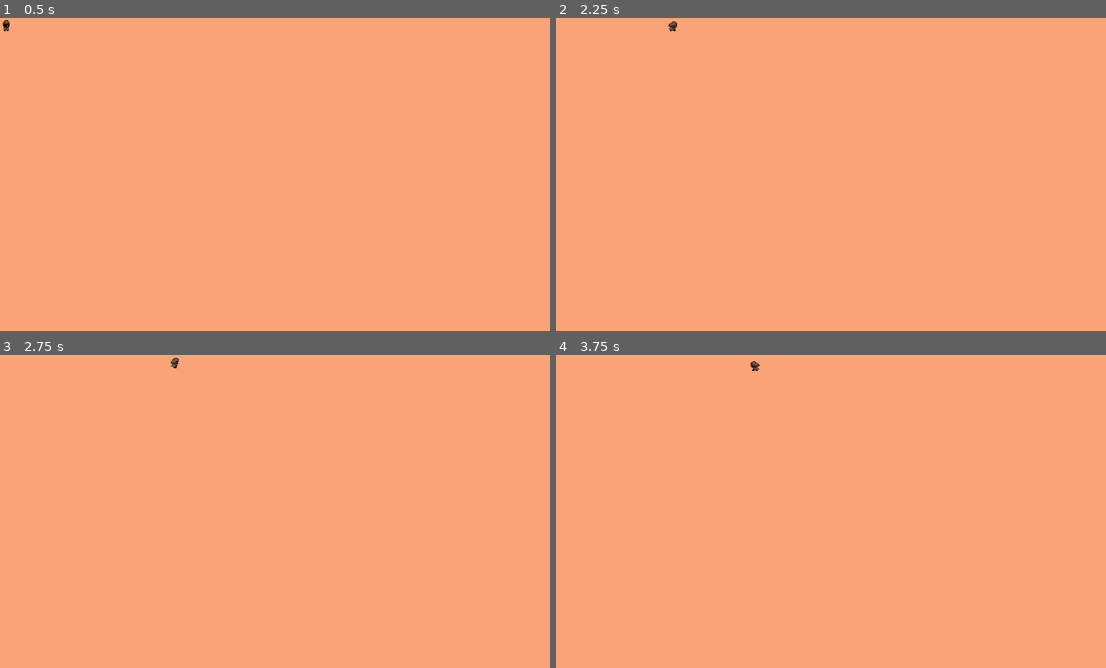
Above: before the commit, frames 1-4 (two rows, left to right).
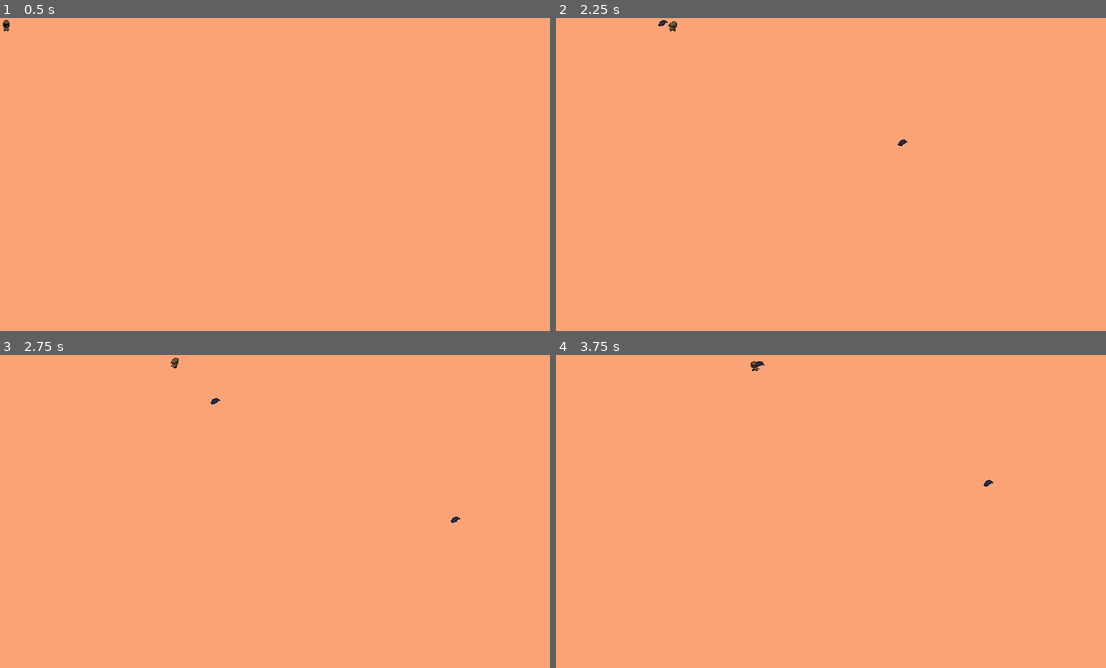
Above: after the commit, the same moments.

Repository: to-grt/One-Way
Game: Godot game, scene res://main.tscn
Same seed, same stepped clock (60 frames per second), same inputs: the game is played once before the commit and once after it.
Inputs (mouse positions are in pixels of both pictures, inside the frame that each line leads up to):
- Up to frame 1 (0.5 s): no input
- Up to frame 2 (2.25 s): tap Enter at 0.5 s; move the mouse to (957, 158) at 0.52 s; hold D (walk_right) 0.53-1.28 s; hold Shift (run) 0.53-1.28 s; click (957, 158) at 0.67 s; move the mouse to (721, 190) at 1.27 s; hold W (walk_back) 1.28-2.03 s; tap S (walk_front) at 1.35 s; click (721, 190) at 1.42 s; move the mouse to (891, 105) at 2.02 s; hold D (walk_right) from 2.03 s (still down); hold Shift (run) from 2.03 s (still down); click (891, 105) at 2.17 s
- Up to frame 3 (2.75 s): keep holding D (walk_right); keep holding Shift (run)
- Up to frame 4 (3.75 s): move the mouse to (809, 574) at 2.77 s; release Shift (run) at 2.78 s; tap S (walk_front) at 2.85 s; click (809, 574) at 2.92 s; move the mouse to (1001, 558) at 3.52 s; release D (walk_right) at 3.53 s; hold A (walk_left) from 3.53 s (still down); hold Shift (run) from 3.53 s (still down); click (1001, 558) at 3.67 s

Frame 1 is identical in both runs. In frame 2, less than 0.1% of the frame differs, in the area x 18-64%, y 0-41%; in frame 3, less than 0.1%; in frame 4, less than 0.1%, in the area x 36-80%, y 2-42%.

Commit message:
Implementing main attack - bugged af

Diff:
--- a/scenes/entities/Player.tscn
+++ b/scenes/entities/Player.tscn
@@ -293,6 +293,7 @@
 frame_progress = 0.037818
 
 [node name="AttackTimer" type="Timer" parent="."]
+one_shot = true
 autostart = true
 
 [connection signal="timeout" from="AttackTimer" to="." method="_on_attack_timer_timeout"]
--- a/scenes/sprites/AttackSprite.tscn
+++ b/scenes/sprites/AttackSprite.tscn
@@ -1,5 +1,6 @@
-[gd_scene load_steps=38 format=3 uid="uid://dkgshp0wr30nm"]
-
+[gd_scene load_steps=39 format=3 uid="uid://dkgshp0wr30nm"]
+
+[ext_resource type="Script" path="res://scripts/attacks/AttackSprite.gd" id="1_3cqpc"]
 [ext_resource type="Texture2D" uid="uid://bs8pcd5k55dhm" path="res://arts/Player/attack_all.png" id="1_sh1ds"]
 
 [sub_resource type="AtlasTexture" id="AtlasTexture_54v0l"]
@@ -264,18 +265,22 @@
 }]
 
 [sub_resource type="CapsuleShape2D" id="CapsuleShape2D_u2hge"]
-radius = 12.0
-height = 52.0
+radius = 1.0
+height = 2.00001
 
 [node name="AttackSprite" type="Area2D"]
+script = ExtResource("1_3cqpc")
 
 [node name="AnimatedSprite2D" type="AnimatedSprite2D" parent="."]
 texture_filter = 1
 sprite_frames = SubResource("SpriteFrames_t3syo")
 animation = &"attack_no_parts"
-frame_progress = 0.597289
+frame = 5
+frame_progress = 0.659055
 
 [node name="CollisionShape2D" type="CollisionShape2D" parent="."]
 position = Vector2(0, 6)
 rotation = 1.5708
 shape = SubResource("CapsuleShape2D_u2hge")
+
+[connection signal="body_entered" from="." to="." method="_on_AttackSprite_body_entered"]
--- /dev/null
+++ b/scripts/attacks/AttackSprite.gd
@@ -0,0 +1,20 @@
+extends Area2D
+
+
+class_name AttackSprite
+
+@export var speed: float = 400.0
+var direction: Vector2 = Vector2.ZERO
+
+func _ready():
+	rotation = direction.angle()
+
+func _process(delta):
+	position += direction * speed * delta
+	if not get_viewport_rect().has_point(global_position):
+		queue_free()
+
+func _on_AttackSprite_body_entered(body):
+	if body.is_in_group("enemies"):
+		body.take_damage(1)
+		queue_free()
--- a/scripts/entities/Player.gd
+++ b/scripts/entities/Player.gd
@@ -5,18 +5,30 @@
 class_name Player
 
 var screen_size: Vector2
+var can_attack: bool = true
 var pointer_position: Vector2
-var can_attack: bool = false
+
+var AttackSceneNoPart = preload("res://scenes/sprites/AttackSpriteNoParts.tscn")
+var AttackSceneLow = preload("res://scenes/sprites/AttackSpriteLow.tscn")
+var AttackSceneMed = preload("res://scenes/sprites/AttackSpriteMed.tscn")
+var AttackSceneHigh = preload("res://scenes/sprites/AttackSpriteHigh.tscn")
+
+var available_power_level: Array = ['NoPowerLevel', 'LowPowerLevel', 'MedPowerLevel', 'HighPowerLevel']
+var power_level = 'NoPowerLevel'
+var AttackScene = AttackSceneNoPart
+
 @export var walk_factor: float = 0.3
 @export var run_multiplier: float = 2.0
+@export var attack_cd: float = 1.0
 # @export var speed: int = 200
-@export var attack_cd: float = 1.0
 
 
 # Called when the node enters the scene tree for the first time.
 func _ready():
 	screen_size = get_viewport_rect().size
 	$AttackTimer.wait_time = attack_cd
+	$AttackTimer.one_shot = true
+	$AttackTimer.timeout.connect(_on_attack_timer_timeout)
 
 # Called every frame. 'delta' is the elapsed time since the previous frame.
 func _process(delta: float) -> void:
@@ -29,10 +41,33 @@
 		pointer_position = event.position
 		attack()
 
+func change_power_level(new_power_level) -> void:
+	if new_power_level not in available_power_level:
+		push_error("VALUE ERROR: Player.change_power_level() - new_power_level not in avaailable level powers")
+	power_level = new_power_level
+	if power_level == 'NoPowerLevel':
+		AttackScene = AttackSceneNoPart
+	elif power_level == 'LowPowerlevel':
+		AttackScene = AttackSceneLow
+	elif power_level == 'MidPowerLevel':
+		AttackScene = AttackSceneMed
+	elif power_level == 'HighPowerLevel':
+		AttackScene = AttackSceneHigh
+	else:
+		push_error("VALUE ERROR: Player.change_power_level() - Unknown power_level")
+
 func attack() -> void:
-	if can_attack:
-		print("Attacking at ", pointer_position)
+	if not can_attack:
+		return
 	can_attack = false
+
+	var atk = AttackScene.instantiate()
+	atk.position  = global_position
+	atk.direction = (pointer_position - global_position).normalized()
+
+	# add it to the same parent as the player (e.g. your level root)
+	get_parent().add_child(atk)
+	$AttackTimer.start()
 
 func start(pos: Vector2) -> void:
 	set_new_position(pos)
